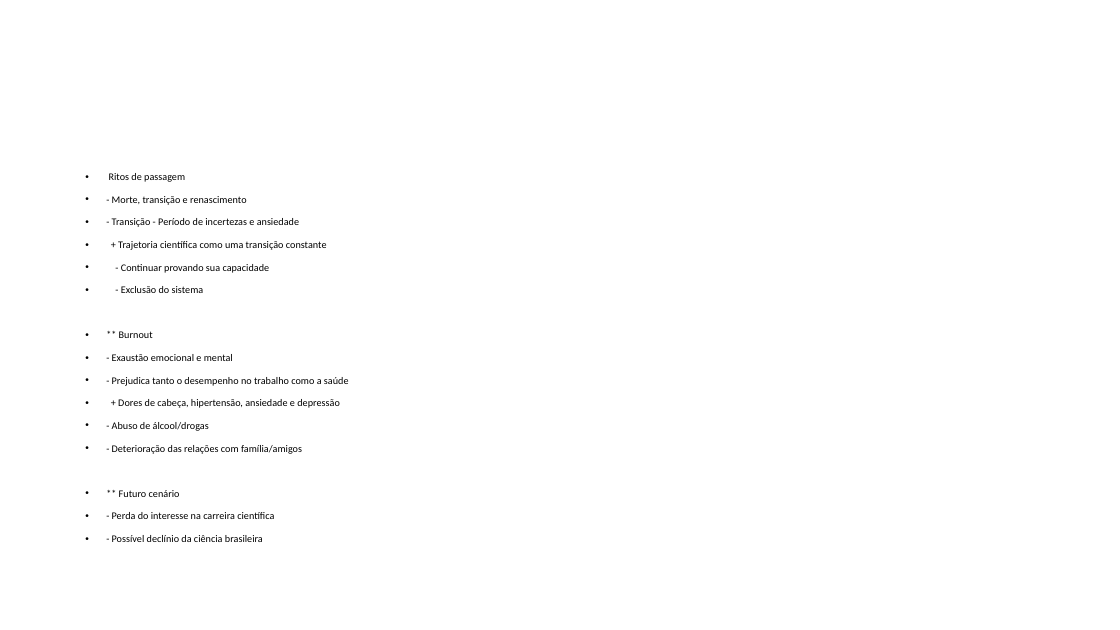
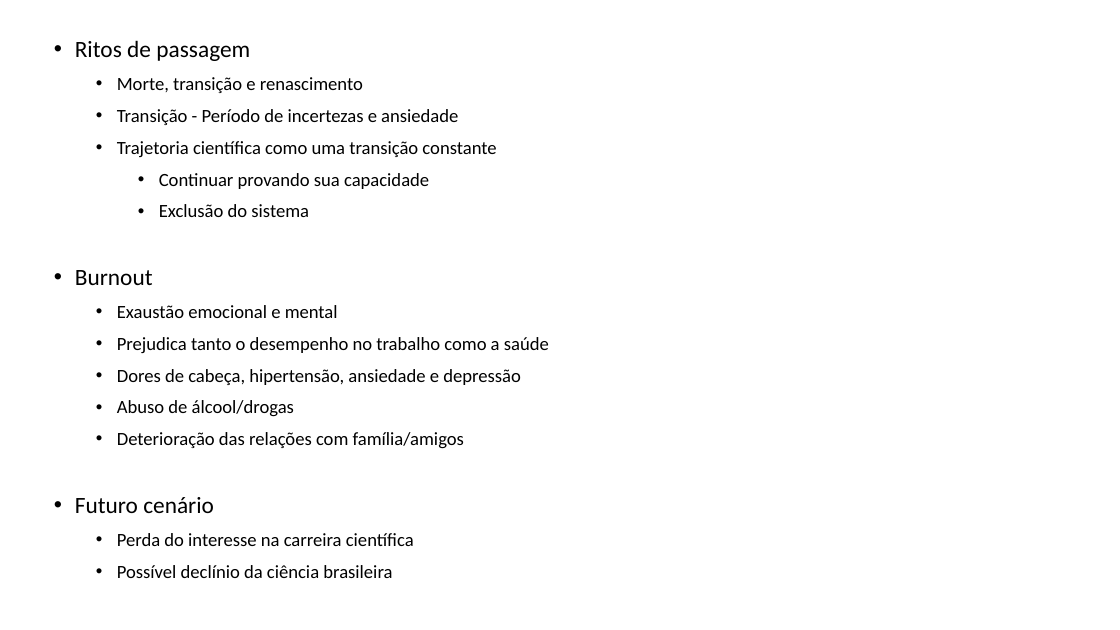
Before and after one commit to gavieira/ECG, a slide deck: slide 36 of apresentacao/apresentacao.pptx (slide 40 before the commit). Drawn at 1120x630 pixels with LibreOffice and Linux fonts; fonts in the diff are those of the drawing. Boxes give left, top, right and bottom in pixels: in the first picture for what was removed or moved away, otherwise in the second. Text is boxed around its words. In the diff, an @@ line names an element or a change of style, - is before the commit and + after.

```diff
--- a/apresentacao/apresentacao.pptx
+++ b/apresentacao/apresentacao.pptx
@@ text "Ritos de passagem": place and size @@
-text "Ritos de passagem" at [109,173,349,542]
+text "Ritos de passagem" at [75,40,549,578]
@@ text at [75,40,250,61]: size 8.7 to 20 pt in "Ritos de passagem" @@
@@ text at [75,77,549,578]: text changed; size 8.7 to 16 pt @@
-• - Morte, transição e renascimento
-• - Transição - Período de incertezas e ansiedade
-• + Trajetoria científica como uma transição constante
-• - Continuar provando sua capacidade
-• - Exclusão do sistema
-• ** Burnout
-• - Exaustão emocional e mental
-• - Prejudica tanto o desempenho no trabalho como a saúde
-• + Dores de cabeça, hipertensão, ansiedade e depressão
-• - Abuso de álcool/drogas
-• - Deterioração das relações com família/amigos
-• ** Futuro cenário
-• - Perda do interesse na carreira científica
-• - Possível declínio da ciência brasileira
+  • Morte, transição e renascimento
+  • Transição - Período de incertezas e ansiedade
+  • Trajetoria científica como uma transição constante
+    • Continuar provando sua capacidade
+    • Exclusão do sistema
+• Burnout
+  • Exaustão emocional e mental
+  • Prejudica tanto o desempenho no trabalho como a saúde
+  • Dores de cabeça, hipertensão, ansiedade e depressão
+  • Abuso de álcool/drogas
+  • Deterioração das relações com família/amigos
+• Futuro cenário
+  • Perda do interesse na carreira científica
+  • Possível declínio da ciência brasileira
```
Also in this commit, not shown: 10 other slides changed, 20 slides added, 14 slides removed, 9 other files.
